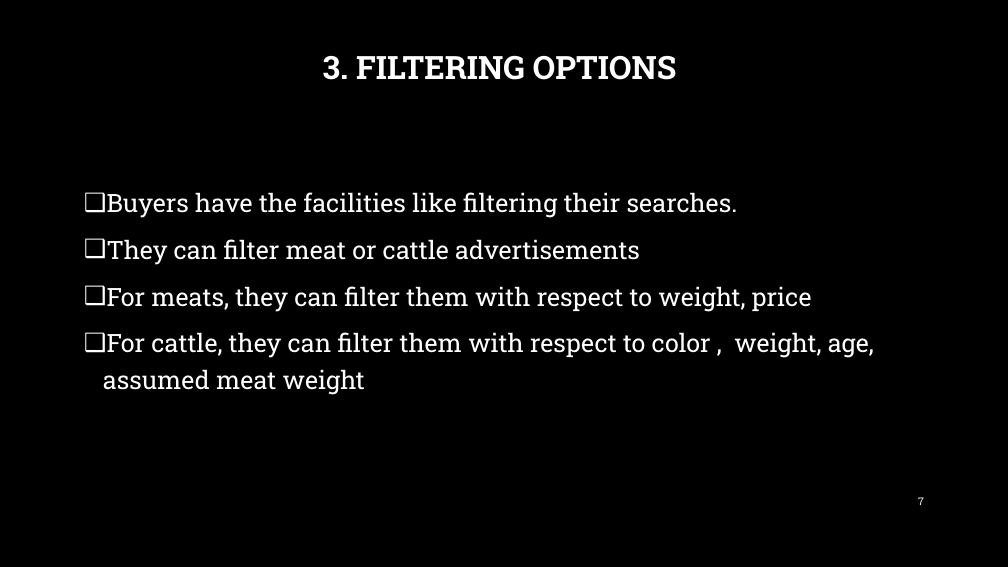
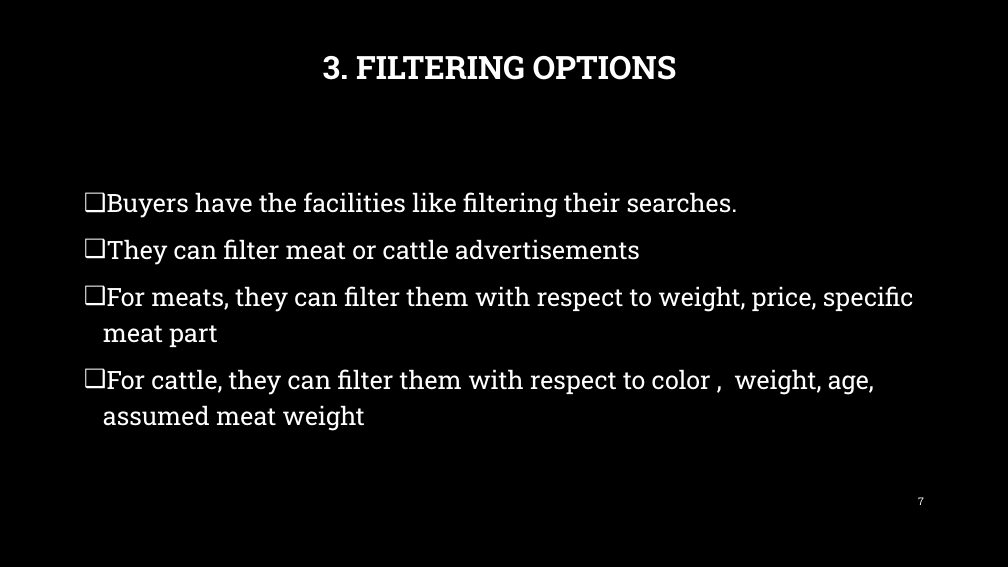
Before and after one commit to nafiislam/cse-326-collab-repo, a slide deck: slide 7 of Scope Fix/MooMarket_asolei_final.pptx. Drawn at 1008x567 pixels with LibreOffice and Linux fonts; fonts in the diff are those of the drawing; background and template pictures are left out. Boxes give left, top, right and bottom in pixels: in the first picture for what was removed or moved away, otherwise in the second. Text is boxed around its words. In the diff, an @@ line names an element or a change of style, - is before the commit and + after.

```diff
--- a/Scope Fix/MooMarket_asolei_final.pptx
+++ b/Scope Fix/MooMarket_asolei_final.pptx
@@ text at box(103, 286, 914, 347): text changed @@
-❑ For meats, they can filter them with respect to weight, price
+❑ For meats, they can filter them with respect to weight, price, specific meat part
```
Also in this commit, not shown: 4 other slides changed, 5 other files.
